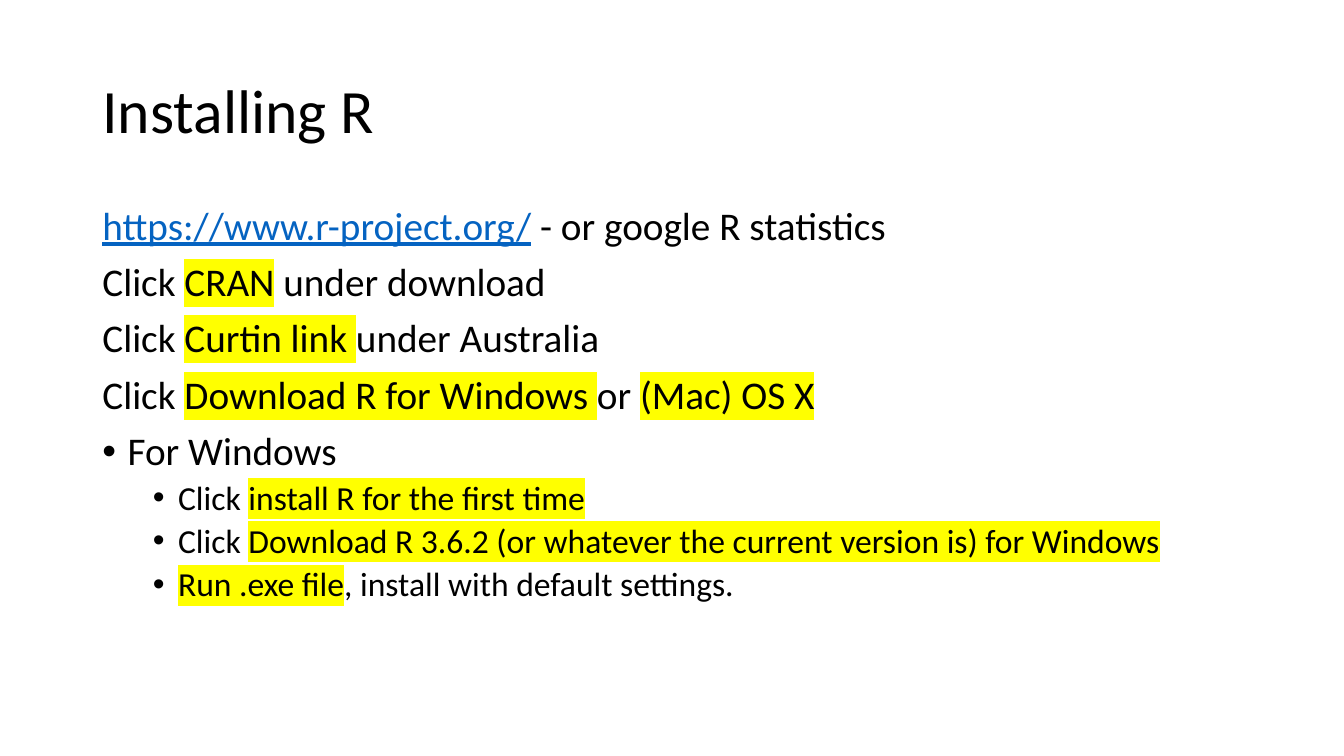
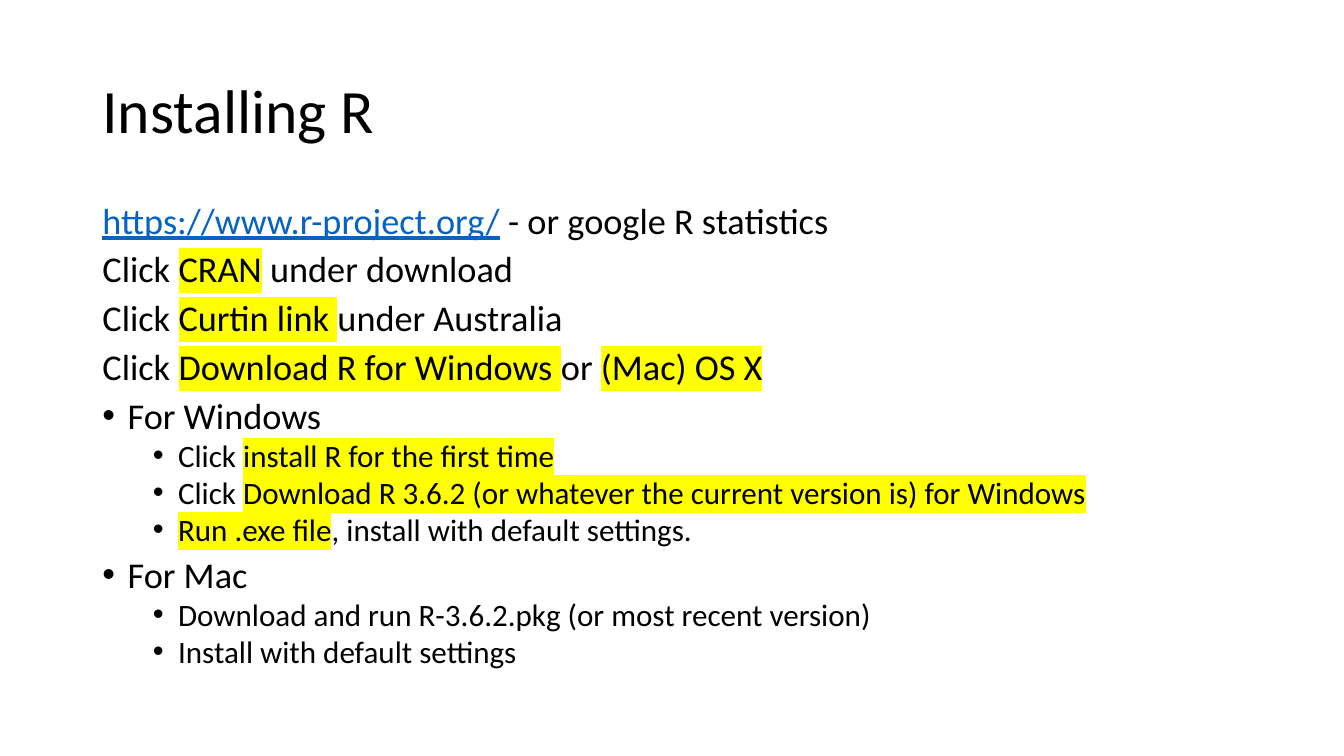
Before and after one commit to angnguyen/ce_group, a slide deck: slide 5 of R_tutorial_1.pptx. Drawn at 1344x756 pixels with LibreOffice and Linux fonts; fonts in the diff are those of the drawing. Boxes give left, top, right and bottom in pixels: in the first picture for what was removed or moved away, otherwise in the second. Text is boxed around its words. In the diff, an @@ line names an element or a change of style, - is before the commit and + after.

```diff
--- a/R_tutorial_1.pptx
+++ b/R_tutorial_1.pptx
@@ text at (102, 208, 1086, 548): size 28 to 25.9 pt in "https://www.r-project.org/ - or google R statistics", "Click CRAN under download", "Click Curtin link under Australia", "Click Download R for Windows or (Mac) ..." and 1 more places; size 24 to 22.2 pt in "Click install R for the first time", "Click Download R 3.6.2 (or whatever the ...", "Run .exe file, install with default settings."; line spacing 0.9 to 0.8 @@
@@ text at (128, 564, 871, 669): paragraphs added @@
+• For Mac
+  • Download and run R-3.6.2.pkg (or most recent version)
+  • Install with default settings
```
Also in this commit, not shown: 1 other slide changed, 1 slide removed.
